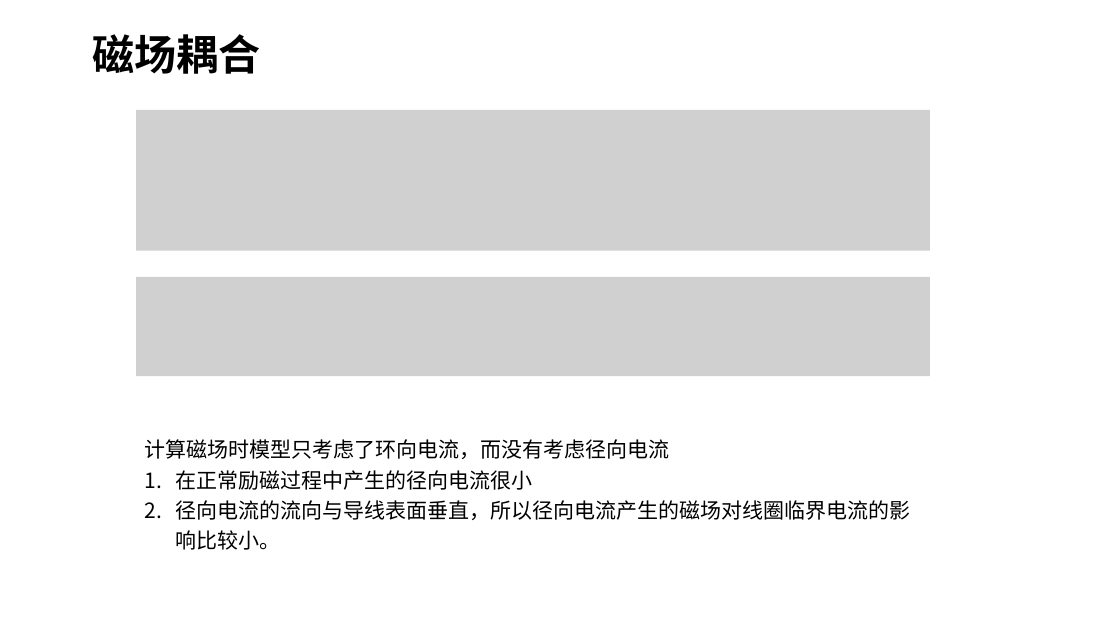
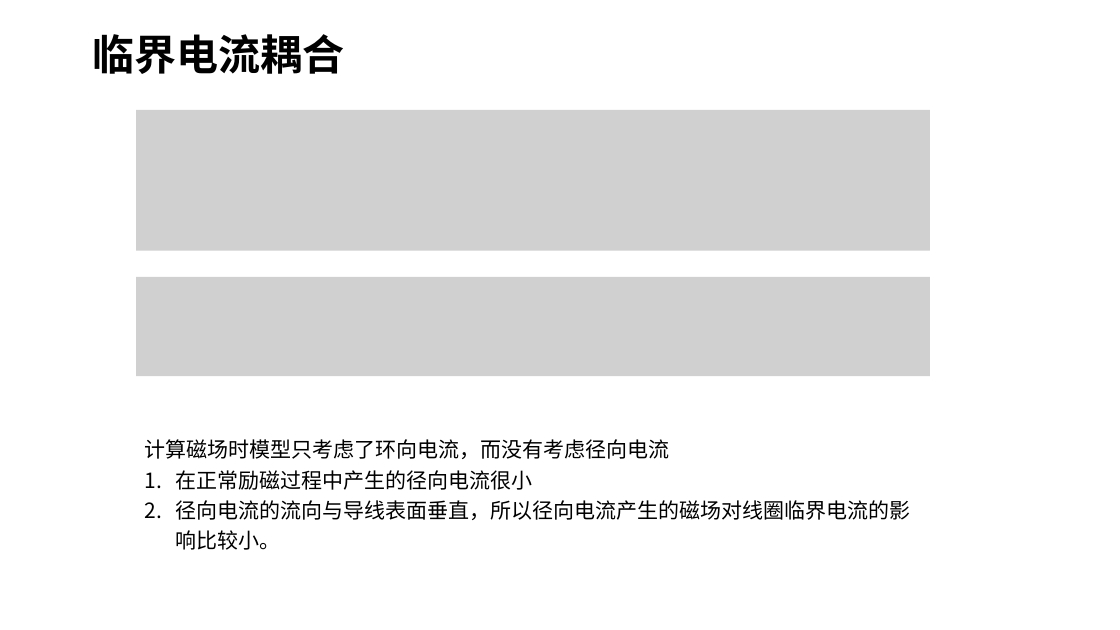
Before and after one commit to ql11/RR-coil-GC-model, a slide deck: slide 5 of 讲解.pptx (slide 9 before the commit). Drawn at 1120x630 pixels with LibreOffice and Linux fonts; fonts in the diff are those of the drawing; grey boxes stand for pictures. Boxes give left, top, right and bottom in pixels: in the first picture for what was removed or moved away, otherwise in the second. Text is boxed around its words. In the diff, an @@ line names an element or a change of style, - is before the commit and + after.

```diff
--- a/讲解.pptx
+++ b/讲解.pptx
@@ text at box(93, 34, 345, 74): text changed @@
-磁场耦合
+临界电流耦合
```
Also in this commit, not shown: 1 other slide changed.
